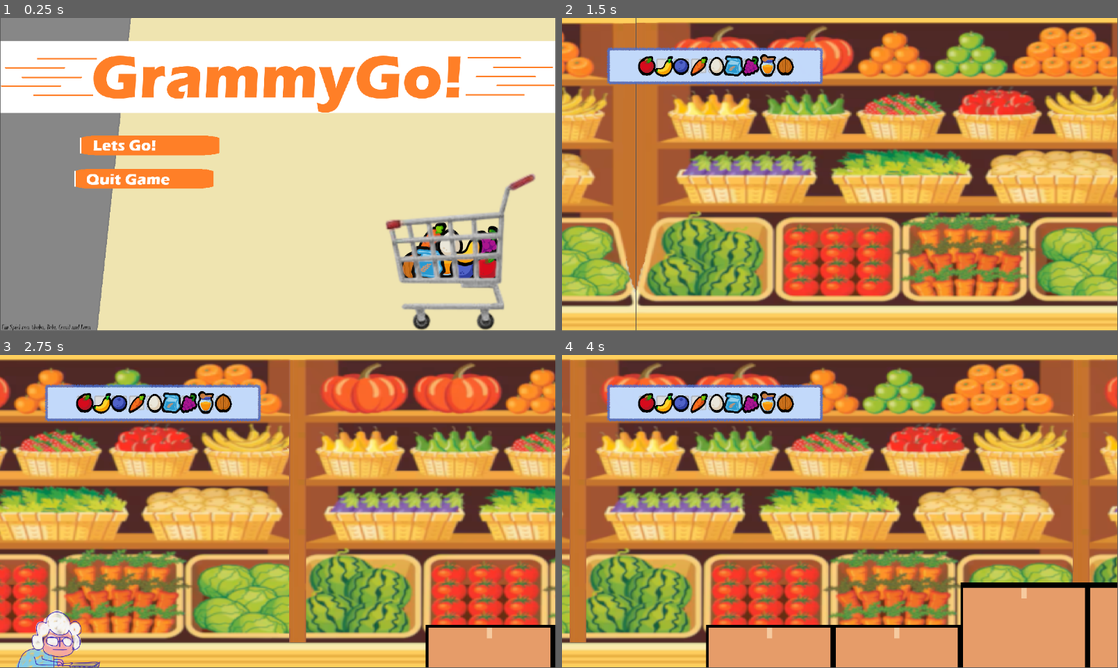
Above: before the commit, frames 1-4 (two rows, left to right).
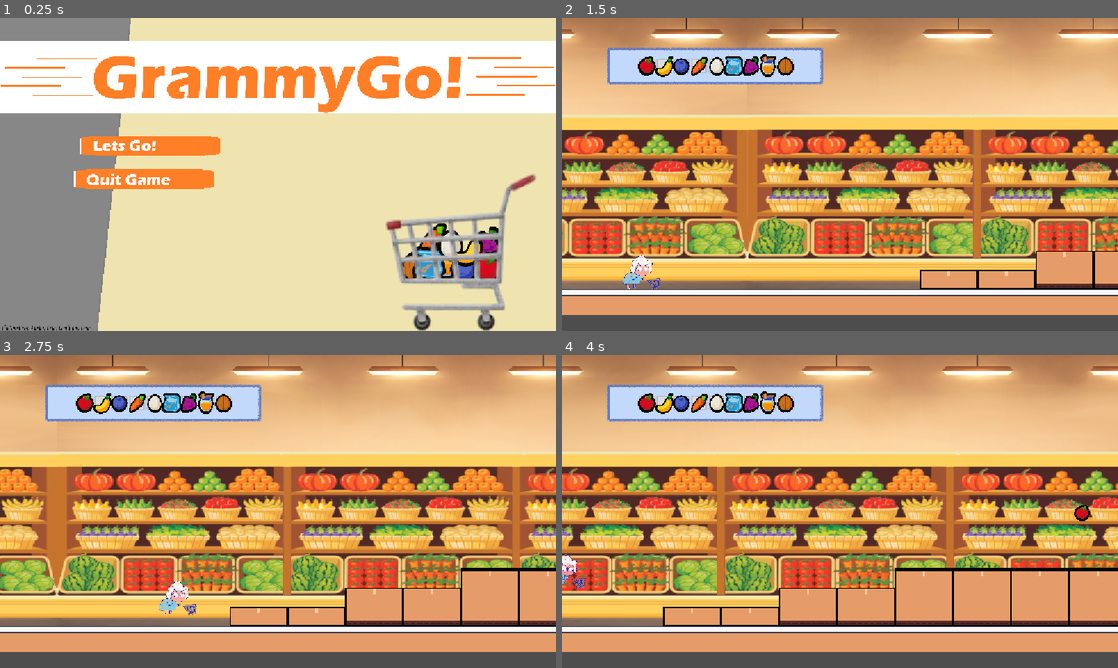
Above: after the commit, the same moments.

Repository: abebagebrehiwotova-commits/grammy-go-2
Game: Godot game, scene res://Assets/Scenes/Startmenu/start_menu.tscn
Same seed, same stepped clock (60 frames per second), same inputs: the game is played once before the commit and once after it.
Inputs (mouse positions are in pixels of both pictures, inside the frame that each line leads up to):
- Up to frame 1 (0.25 s): no input
- Up to frame 2 (1.5 s): click (712, 146) at 0.5 s; hold D (move_right) from 1.28 s (still down)
- Up to frame 3 (2.75 s): keep holding D (move_right); tap W (jump) at 1.52, 2.27 s
- Up to frame 4 (4 s): release D (move_right) at 2.78 s; hold A (move_left) 2.78-3.53 s; hold D (move_right) from 3.53 s (still down); tap W (jump) at 3.77 s
In our replay, the window is 799x449 before the commit and 800x450 after it. These sizes can differ from the game's own. Grey fills any space a smaller window leaves; there, only what the larger window draws over its background counts as a difference.

The runs differ from the first frame. In frame 1, 3.3% of the frame differs, in the area x 0-100%, y 0-100%; in frame 2, 91%; in frame 3, 89%; in frame 4, 84%.

Commit message:
StartScreen Fix

Diff:
--- a/Assets/Scenes/Areas/area_1.tscn
+++ b/Assets/Scenes/Areas/area_1.tscn
@@ -1786,8 +1786,8 @@
 [node name="area_1" instance=ExtResource("1_uidp5")]
 
 [node name="Camera2D" type="Camera2D" parent="." index="0"]
-offset = Vector2(0, -75)
-zoom = Vector2(5.5, 5.5)
+offset = Vector2(0, -95)
+zoom = Vector2(2.5, 2.5)
 script = ExtResource("2_u1wc8")
 scroll_speed = 85.0
 
--- a/project.godot
+++ b/project.godot
@@ -19,6 +19,11 @@
 
 GameManager="*res://Assets/Scripts/game_Manager.gd"
 AudioStreamPlayer2d="*res://Assets/music/audio_stream_player_2d.tscn"
+
+[display]
+
+window/stretch/mode="canvas_items"
+window/stretch/aspect="expand"
 
 [editor]
 
